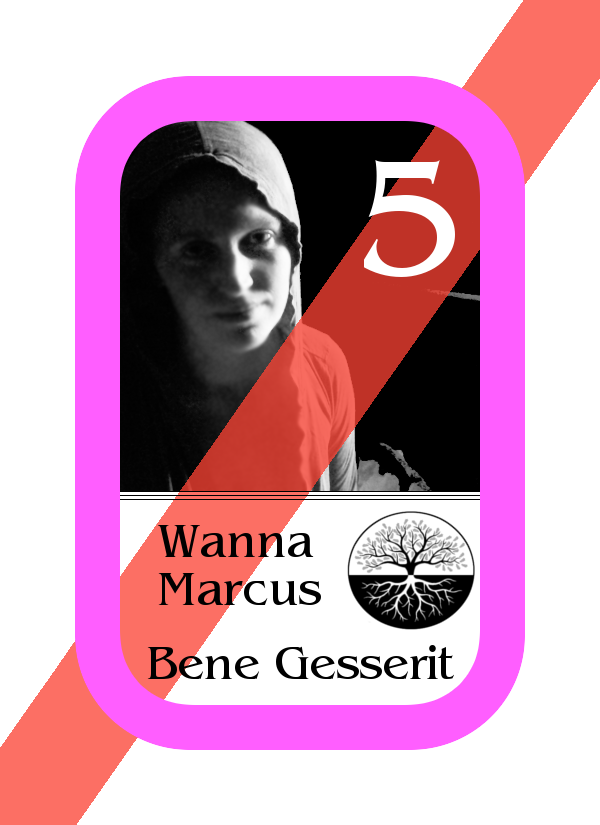
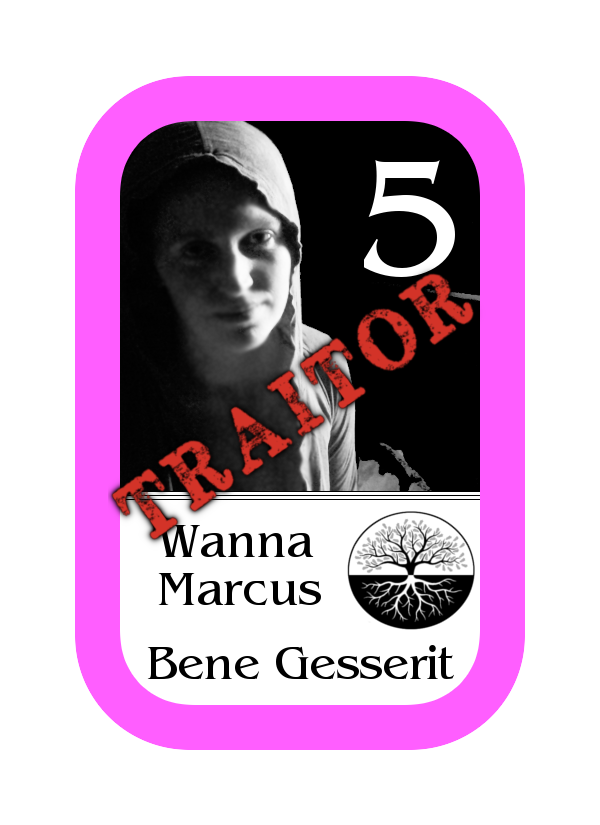
Layers edited between the first and the second 600×825 image:
added group "traitor group copy" with 3 layers above "rectangle" over [108, 262, 482, 551]
added layer "TRAITOR rotated" in group "traitor group copy" over [111, 272, 475, 541]
added layer "TRAITOR rotated, shadow #1" in group "traitor group copy" over [108, 262, 482, 551]
hid "Dropped Buffer" over [0, 0, 600, 825]
